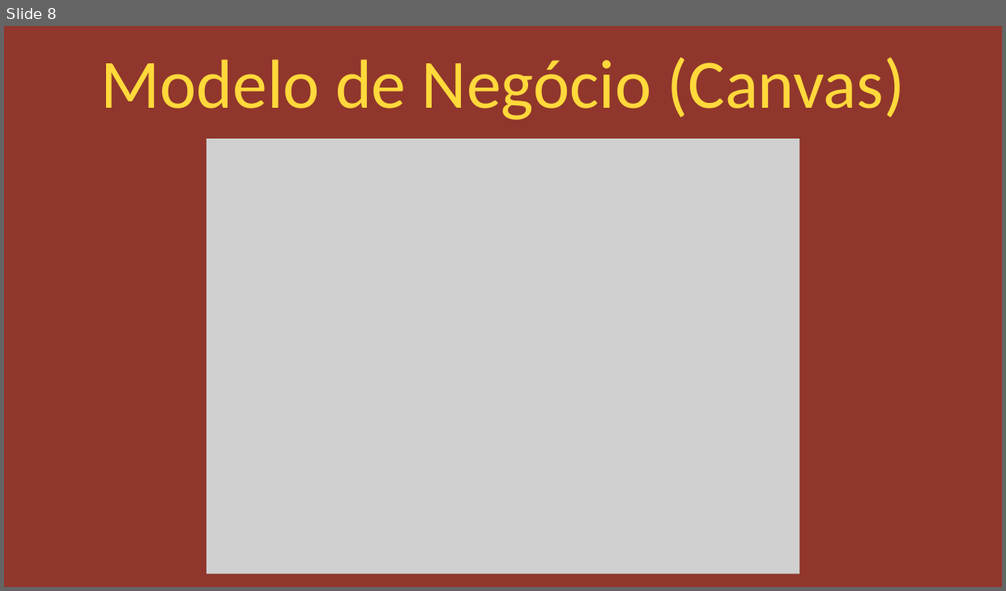
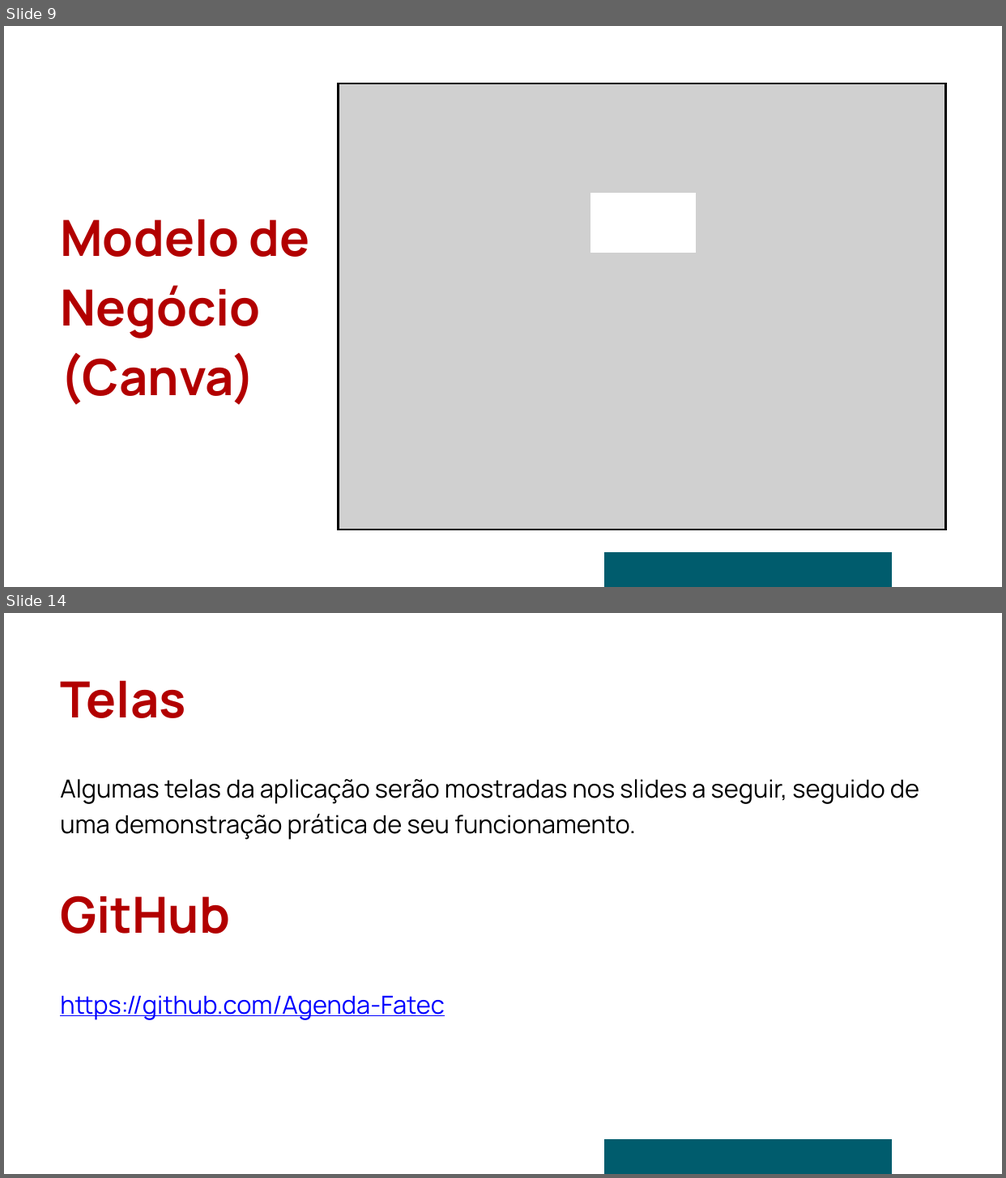
Before and after one commit to Agenda-Fatec/Documentos, a slide deck: Slides/PI.pptx. Shown one above the other, each under a label of ours: slide 8 before the commit, slides 9 and 14 after it; the slides between them are not shown. The pictures are 1006x591 and 1006x1178 pixels, drawn with LibreOffice and Linux fonts; fonts in the diff are those of the drawing; grey boxes stand for pictures. Boxes give left, top, right and bottom in pixels: in the first picture for what was removed or moved away, otherwise in the second. Text is boxed around its words. In the diff, an @@ line names an element or a change of style, - is before the commit and + after.

```diff
--- a/Slides/PI.pptx
+++ b/Slides/PI.pptx
@@ slide 14 added at <box>4,613,1002,1174</box>, background #FFFFFF @@
@@ text added at <box>60,680,186,718</box>, 72 pt, text #B20000, bold @@
+Telas
@@ text added at <box>60,779,919,840</box>, 36 pt, text #000000 @@
+Algumas telas da aplicação serão mostradas nos slides a seguir, seguido de uma demonstração prática de seu funcionamento.
@@ text added at <box>60,896,230,934</box>, 72 pt, text #B20000, bold @@
+GitHub
@@ text added at <box>60,995,445,1020</box>, 36 pt, text #0000FF, underline @@
+https://github.com/Agenda-Fatec
@@ freeform shape added at <box>603,1139,892,1174</box>, fill #005C6D @@
@@ what was slide 8 is now slide 9 @@
@@ slide 9 changed as well @@
@@ background #90362C to #FFFFFF @@
@@ picture: place and size @@
-picture at <box>206,139,800,574</box>
+picture at <box>339,84,945,530</box>
@@ freeform shape added at <box>590,193,696,253</box>, fill #FFFFFF @@
@@ text at <box>60,219,310,405</box>: text changed; size 100 to 72 pt; font Calibri to Manrope; text colour #FFD93B to #B20000; bold on @@
-Modelo de Negócio (Canvas)
+Modelo de Negócio (Canva)
@@ freeform shape added at <box>603,552,892,587</box>, fill #005C6D @@
```
Also in this commit, not shown: 6 other slides changed, 14 other slides added, 9 slides removed, 6 other files.
